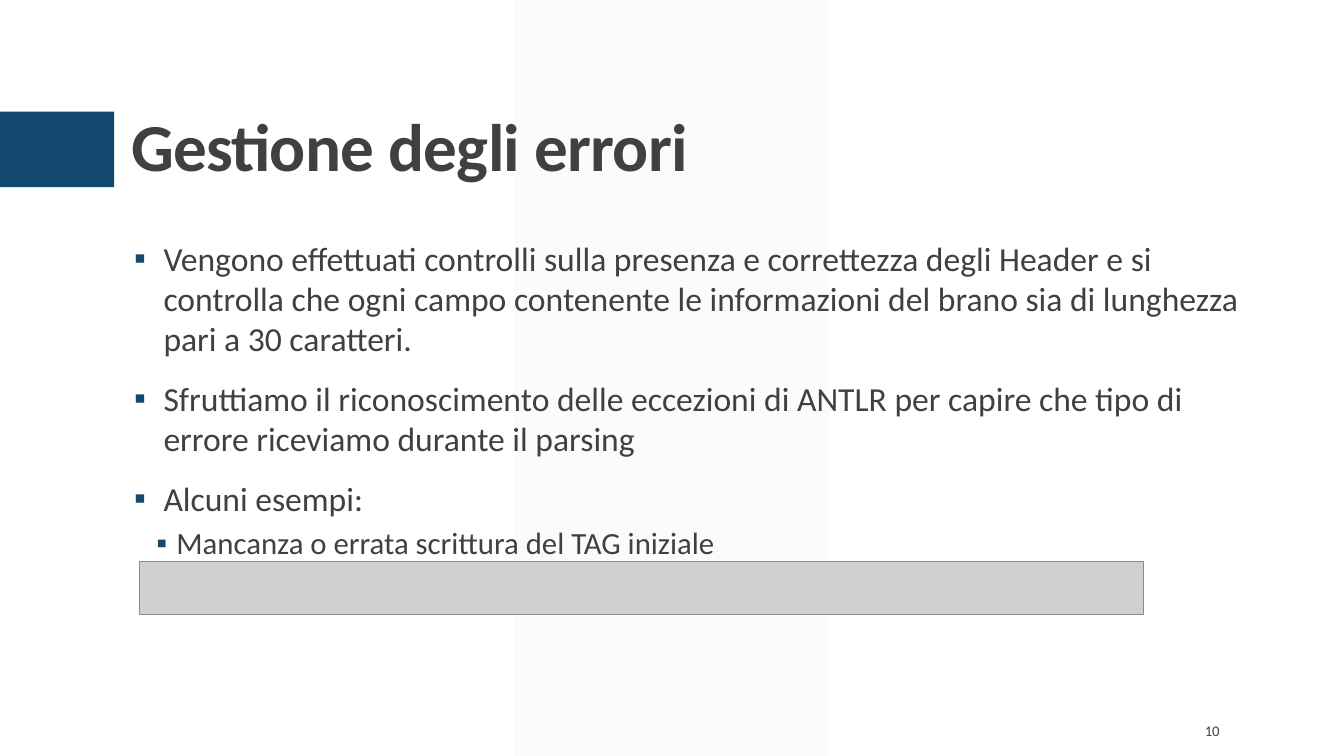
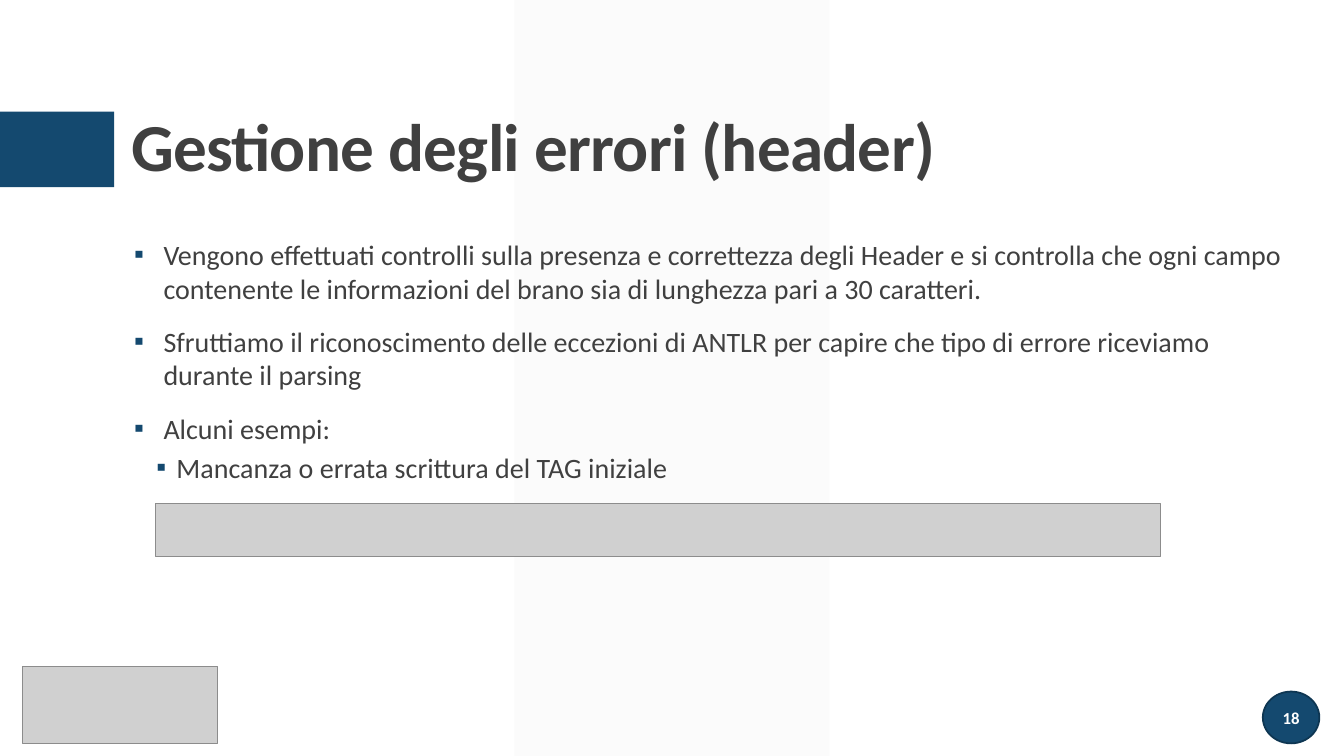
Before and after one commit to atusghen/SimpleID3, a slide deck: slide 18 of presentazione tecnica.pptx (slide 10 before the commit). Drawn at 1344x756 pixels with LibreOffice and Linux fonts; fonts in the diff are those of the drawing; grey boxes stand for pictures. Boxes give left, top, right and bottom in pixels: in the first picture for what was removed or moved away, otherwise in the second. Text is boxed around its words. In the diff, an @@ line names an element or a change of style, - is before the commit and + after.

```diff
--- a/presentazione tecnica.pptx
+++ b/presentazione tecnica.pptx
@@ title at <box>131,121,936,183</box>: text changed @@
-Gestione degli errori
+Gestione degli errori (header)
@@ text "Vengono effettuati controlli sulla presenza ..." at <box>164,245,1281,478</box>: size 24 to 20 pt in "Vengono effettuati controlli sulla presenza e correttezza ...", "Sfruttiamo il riconoscimento delle eccezioni di ANTLR ...", "Alcuni esempi:"; size 22 to 20 pt in "Mancanza o errata scrittura del TAG iniziale" @@
@@ picture: place and size @@
-picture at <box>139,562,1144,615</box>
+picture at <box>155,504,1160,558</box>
@@ picture added at <box>23,666,219,744</box> @@
@@ page number added at <box>1263,692,1320,743</box>, fill #14496F, outline #0F3652 1.25 pt, 12 pt, text #FFFFFF, bold @@
+18
@@ page number removed at <box>1205,726,1220,736</box> @@
-10
```
Also in this commit, not shown: 3 other slides changed, 13 slides added, 4 slides removed, 3 other files.
